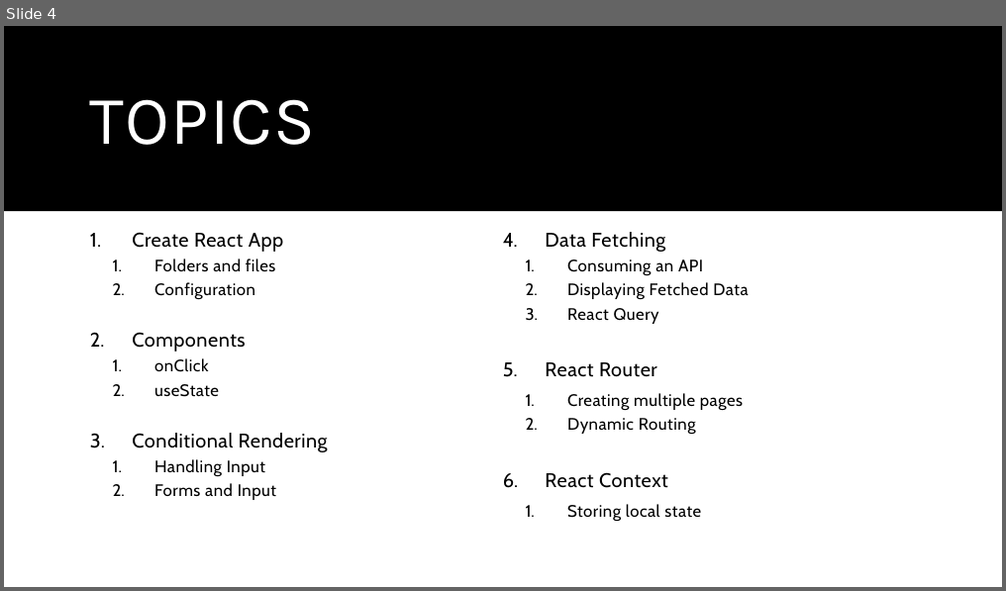
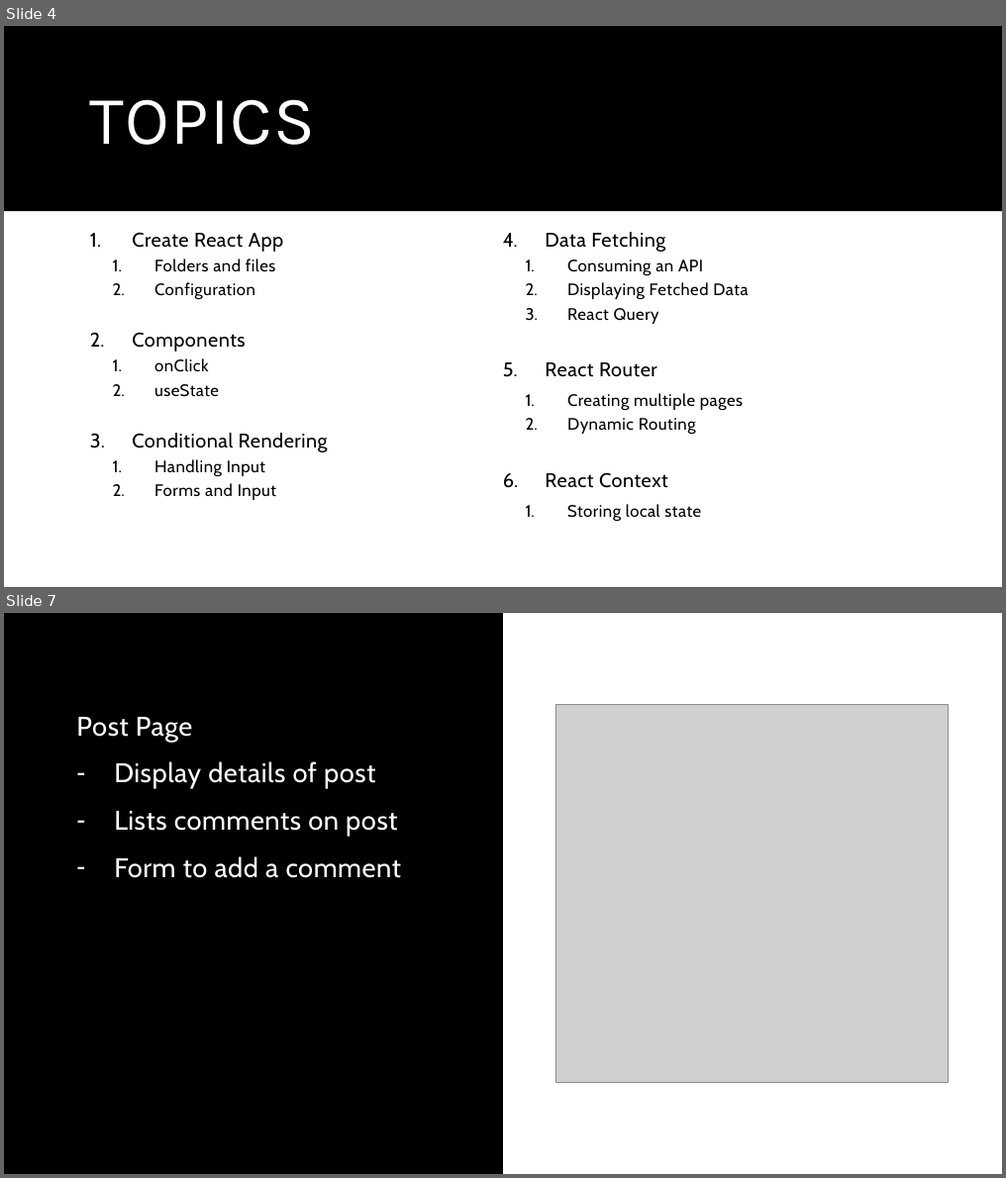
Before and after one commit to benlammers/fullstack-workshop, a slide deck: mern-app/React.pptx. Shown one above the other, each under a label of ours: slide 4 before the commit, slides 4 and 7 after it; the slides between them are not shown. The pictures are 1006x591 and 1006x1178 pixels, drawn with LibreOffice and Linux fonts; fonts in the diff are those of the drawing; grey boxes stand for pictures. Boxes give left, top, right and bottom in pixels: in the first picture for what was removed or moved away, otherwise in the second. Text is boxed around its words. In the diff, an @@ line names an element or a change of style, - is before the commit and + after.

```diff
--- a/mern-app/React.pptx
+++ b/mern-app/React.pptx
@@ slide 7 added at <box>4,613,1002,1174</box>, background #FFFFFF; not listed: 1 template element that a slide beside it also shows @@
@@ rectangle added at <box>4,613,1002,1174</box>, fill #FFFFFF @@
@@ rectangle added at <box>4,613,503,1174</box>, fill #000000 @@
@@ text added at <box>76,717,401,878</box>, 26 pt, text #FFFFFF @@
+Post Page
+– Display details of post
+– Lists comments on post
+– Form to add a comment
@@ picture added at <box>555,705,948,1083</box> @@
```
Also in this commit, not shown: 2 other slides added.
